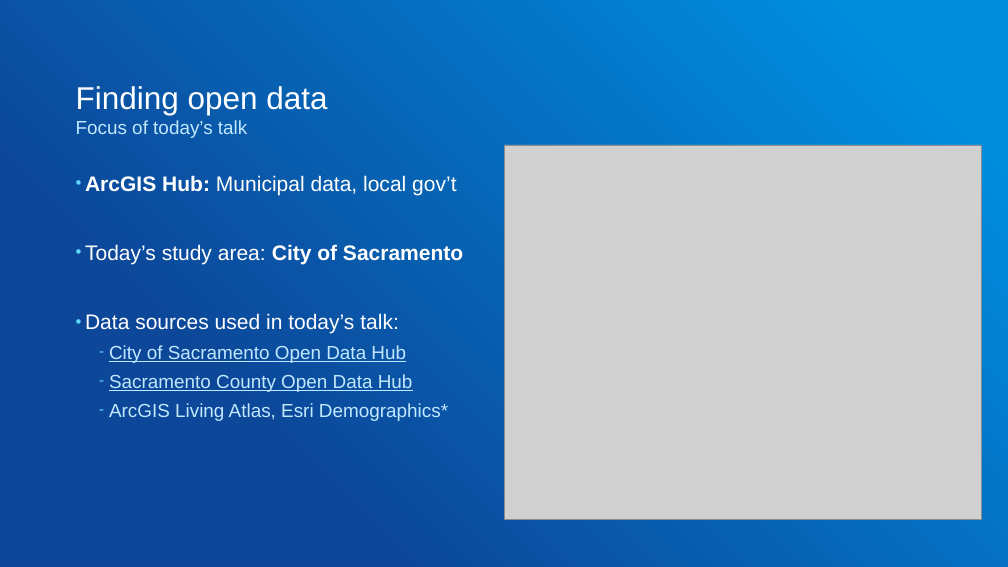
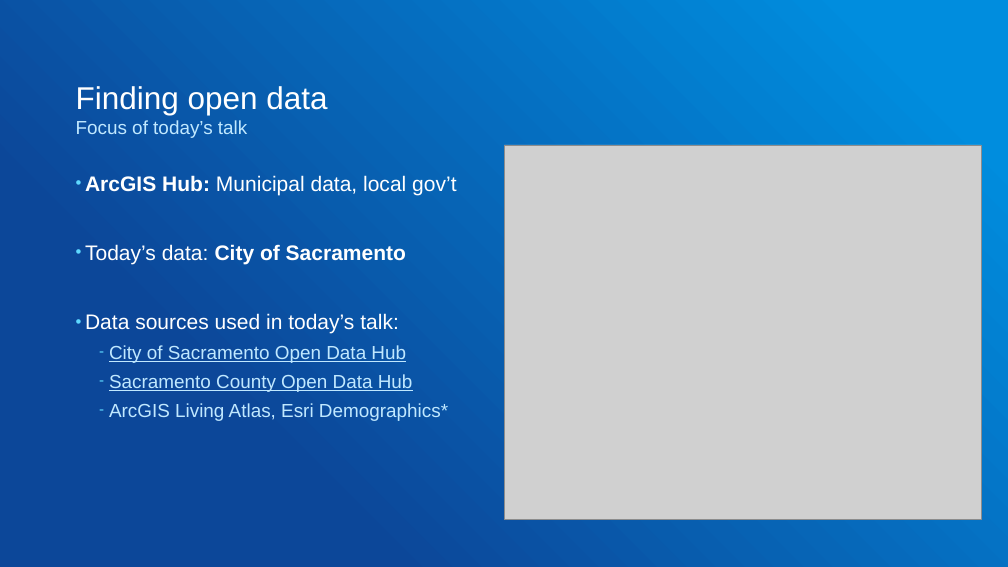
Before and after one commit to gowin20/foss4g-2026-maplibregl-data-visualization, a slide deck: slide 9 of foss4g-optimized-maplibre-queries.pptx. Drawn at 1008x567 pixels with LibreOffice and Linux fonts; fonts in the diff are those of the drawing; grey boxes stand for pictures. Boxes give left, top, right and bottom in pixels: in the first picture for what was removed or moved away, otherwise in the second. Text is boxed around its words. In the diff, an @@ line names an element or a change of style, - is before the commit and + after.

```diff
--- a/foss4g-optimized-maplibre-queries.pptx
+++ b/foss4g-optimized-maplibre-queries.pptx
@@ text at bbox=[85, 244, 406, 264]: text changed; bold on @@
-• Today’s study area: City of Sacramento
+• Today’s data: City of Sacramento
```
Also in this commit, not shown: 7 other slides changed, 2 slides added, 1 slide removed, 1 other file.
